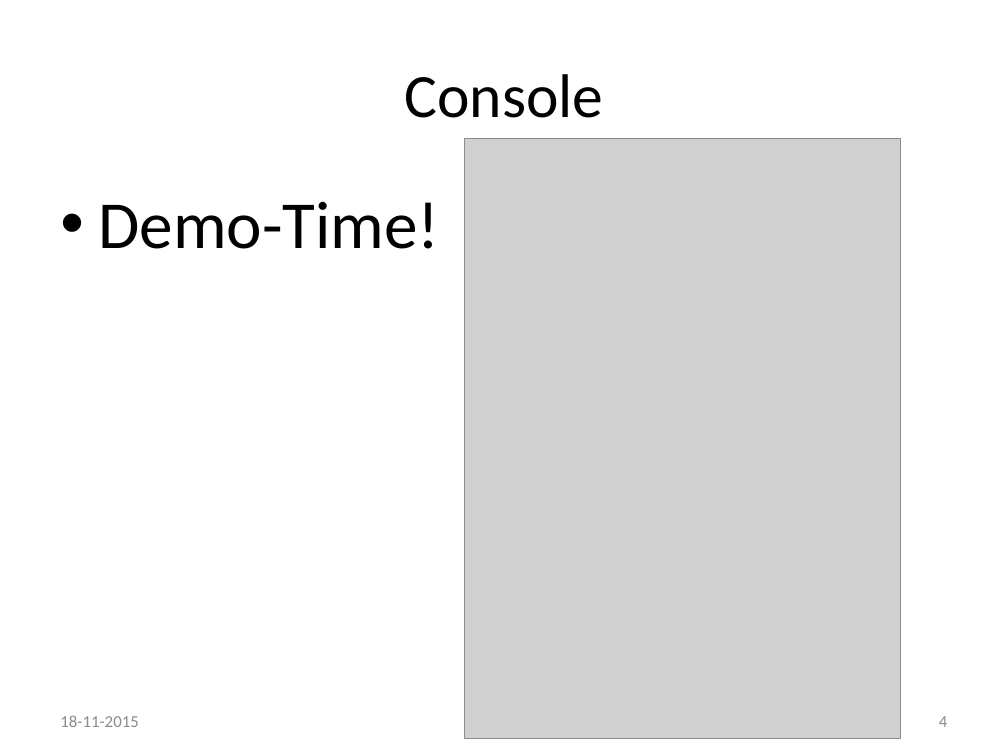
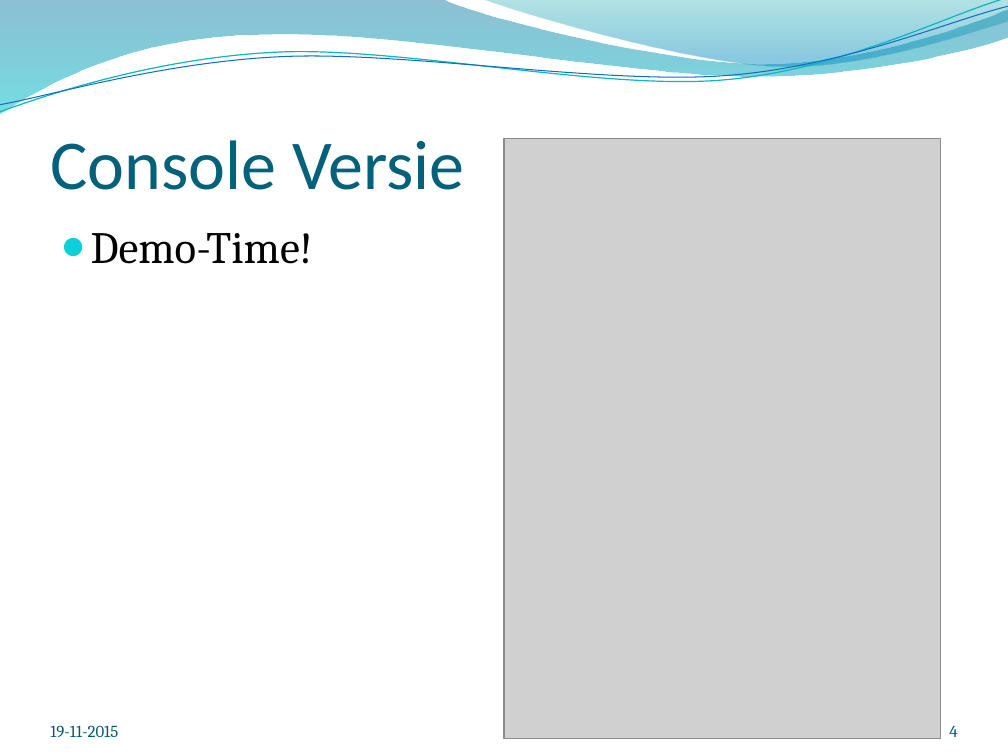
Before and after one commit to kevinrijs/ZeeSlagOnline, a slide deck: slide 4 of ZeeslagPresentatie2.pptx. Drawn at 1008x756 pixels with LibreOffice and Linux fonts; fonts in the diff are those of the drawing; grey boxes stand for pictures; background and template pictures are left out. Boxes give left, top, right and bottom in pixels: in the first picture for what was removed or moved away, otherwise in the second. Text is boxed around its words. In the diff, an @@ line names an element or a change of style, - is before the commit and + after.

```diff
--- a/ZeeslagPresentatie2.pptx
+++ b/ZeeslagPresentatie2.pptx
@@ freeform shape added at (x1=0, y1=0, x2=1008, y2=114), fill gradient #0074A1 to #00C6CF @@
@@ freeform shape added at (x1=0, y1=0, x2=1008, y2=117), outline #0AB8BF 0.85 pt @@
@@ freeform shape added at (x1=0, y1=6, x2=1008, y2=112), outline #0F6FC6 0.75 pt @@
@@ freeform shape added at (x1=483, y1=0, x2=1008, y2=70), fill gradient #00A1A9 to #008BBF @@
@@ title "Console Versie" at (x1=50, y1=140, x2=464, y2=190): vertical alignment middle to bottom @@
@@ title at (x1=50, y1=140, x2=464, y2=190): text changed; size 44 to 50 pt; text colour #000000 to #04617B @@
-Console
+Console Versie
@@ picture moved from (x1=465, y1=138, x2=901, y2=738) to (x1=504, y1=138, x2=940, y2=738) @@
@@ text "Demo-Time!" moved from (x1=98, y1=201, x2=439, y2=249) to (x1=91, y1=233, x2=313, y2=264) @@
@@ text "Demo-Time!" at (x1=91, y1=233, x2=313, y2=264): size 48 to 32 pt, font Calibri to Cambria; bullet • to ●; less space between paragraphs @@
@@ text "19-11-2015" at (x1=50, y1=725, x2=118, y2=737): vertical alignment middle to bottom @@
@@ page number moved from (x1=939, y1=716, x2=947, y2=727) to (x1=949, y1=725, x2=957, y2=737) @@
@@ page number at (x1=949, y1=725, x2=957, y2=737): font Calibri to Cambria, text colour #8C8C8C to #045D75; vertical alignment middle to bottom @@
@@ text at (x1=50, y1=725, x2=118, y2=737): text changed; font Calibri to Cambria; text colour #8C8C8C to #045D75 @@
-18-11-2015
+19-11-2015
```
Also in this commit, not shown: 13 other slides changed, 3 other files.
